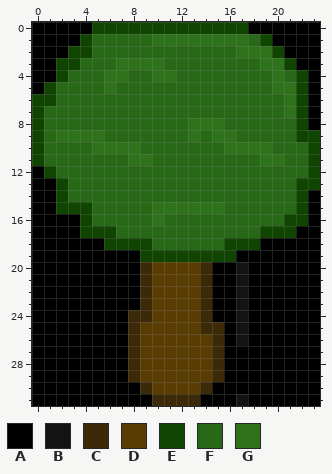
Pixel-art sprite -- res/VISUAL_DATA/STATICS/NATURAL/TREES/DECIDUOUS/Small_Tree.png. The first picture shows the starting point.
The file is 24x32 pixels.
Palette (. is transparent): A #000000  B #131313  C #3c2908  D #593c01  E #0f4401  F #286917  G #2e731c
Pixels before, first column x 0:
 0 AAAAAEEEEEEEEEEEEEAAAAAA
 1 AAAAEFFFFFGGGGGGGGFEAAAA
 2 AAAEEFFFFFFFFFFFFGGGEAAA
 3 AAEEFFFGGGGFFFFFFFFGGEAA
 4 AAEFFFGGFFGGFFFFFFFFGFEA
 5 AEFFFFGFFFFFFFFFFFFFGGEA
 6 EEFFFFFFFFFFFFFFFFFFFGEA
 7 EFFFFFFFFFFFFFFFFFFFFGEA
 8 EFFFFFFFFFFFFGGGFFFFFFEA
 9 EFGGGGFFFFFFFGFGGFFFFFEE
10 EFFFFGGGGFFFFFFFGGGGFFFE
11 EFFFFFFFGGFFFFFFFFFGGFFE
12 AEFFFFFFFFFFFFFFFFFFFFFE
13 AAEFFFFFFFFFFFFFFFFFFFEE
14 AAEFFFFFFFFFFFFFFFFFFFEA
15 AAEEEFFFFFGGGGGGFFFFFFEA
16 AAAAEFFFFFGFFFFFFFFFFEEA
17 AAAAEEEFFFFFFFFFFFFEEEAA
18 AAAAAAEEEEFFFFFFEEEAAAAA
19 AAAAAAAAAEEEEEEEEAAAAAAA
20 AAAAAAAAACDDDDCAABAAAAAA
21 AAAAAAAAACDDDDCAABAAAAAA
22 AAAAAAAAACDDDDCAABAAAAAA
23 AAAAAAAAACDDDDCAABAAAAAA
24 AAAAAAAACCDDDDCAABAAAAAA
25 AAAAAAAACDDDDDCCABAAAAAA
26 AAAAAAAACDDDDDDCABAAAAAA
27 AAAAAAAACDDDDDDCAAAAAAAA
28 AAAAAAAACDDDDDDCAAAAAAAA
29 AAAAAAAACDDDDDDCAAAAAAAA
30 AAAAAAAAACDDDDCAAAAAAAAA
31 AAAAAAAAAACCCCAAABAAAAAA
After:
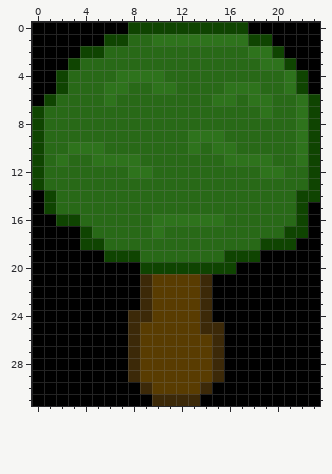
What changed:
y 0: x 5..7 EEE -> AAA
y 1: x 4..7 EFFF -> AAEE; x 18 F -> E
y 2: x 3 E -> A; x 5 F -> E; x 17 G -> F
y 3: x 2 E -> A; x 7..10 GGGG -> FFFF
y 4: x 6 G -> F; x 8..9 FF -> GG; x 11 G -> F; x 20..21 GF -> FG
y 5: x 1..2 EF -> AE; x 7 F -> G; x 10..11 FF -> GG; x 16..18 FFF -> GGG; x 20 G -> F
y 6: x 0 E -> A; x 6 F -> G; x 15..16 FF -> GG; x 18..19 FF -> GG; x 21..23 GEA -> FGE
y 7: x 19 F -> G; x 21..23 GEA -> FGE
y 8: x 13..15 GGG -> FFF; x 22..23 EA -> GE
y 9: x 2..5 GGGG -> FFFF; x 14 F -> G; x 16 G -> F; x 22 E -> G
y 10: x 3..4 FF -> GG; x 6..8 GGG -> FFF; x 13 F -> G; x 15 F -> G; x 17..19 GGG -> FFF; x 22 F -> G
y 11: x 2 F -> G; x 5..7 FFF -> GGG; x 9 G -> F; x 16..18 FFF -> GGG; x 20 G -> F; x 22 F -> G
y 12: x 0..1 AE -> EF; x 8..9 FF -> GG; x 19..20 FF -> GG
y 13: x 0..2 AAE -> EFF; x 22 E -> F
y 14: x 1..2 AE -> EF; x 23 A -> E
y 15: x 1..4 AEEE -> EFFF; x 10..15 GGGGGG -> FFFFFF
y 16: x 2..4 AAE -> EEF; x 11..15 FFFFF -> GGGGG; x 21 E -> F
y 17: x 5..6 EE -> FF; x 10 F -> G; x 19..20 EE -> FF; x 22 A -> E
y 18: x 4..9 AAEEEE -> EEFFFF; x 16..21 EEEAAA -> FFFEEE
y 19: x 6..15 AAAEEEEEEE -> EEEFFFFFFF; x 17..18 AA -> EE
y 20: x 9..17 CDDDDCAAB -> EEEEEEEEA
y 21..26: x 17 B -> A
y 31: x 17 B -> A
Pixel boxes of the changes (left, top, right, bottom) in both pictures:
changed: (32, 22, 320, 346)
changed: (236, 394, 248, 406)
